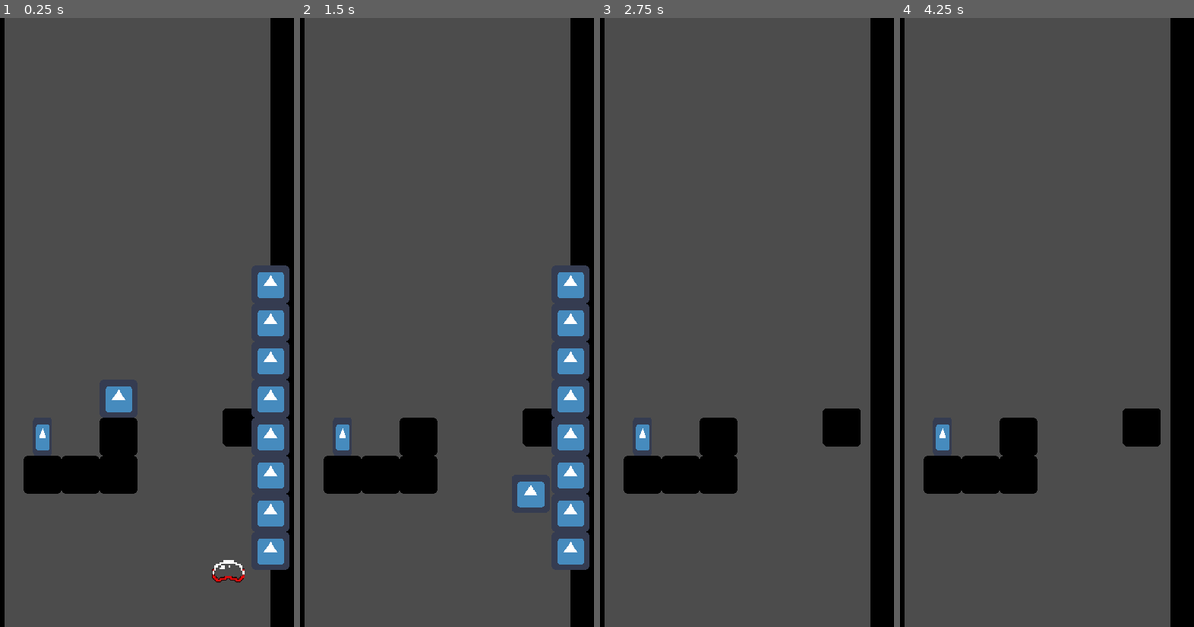
Above: before the commit, frames 1-4 (left to right).
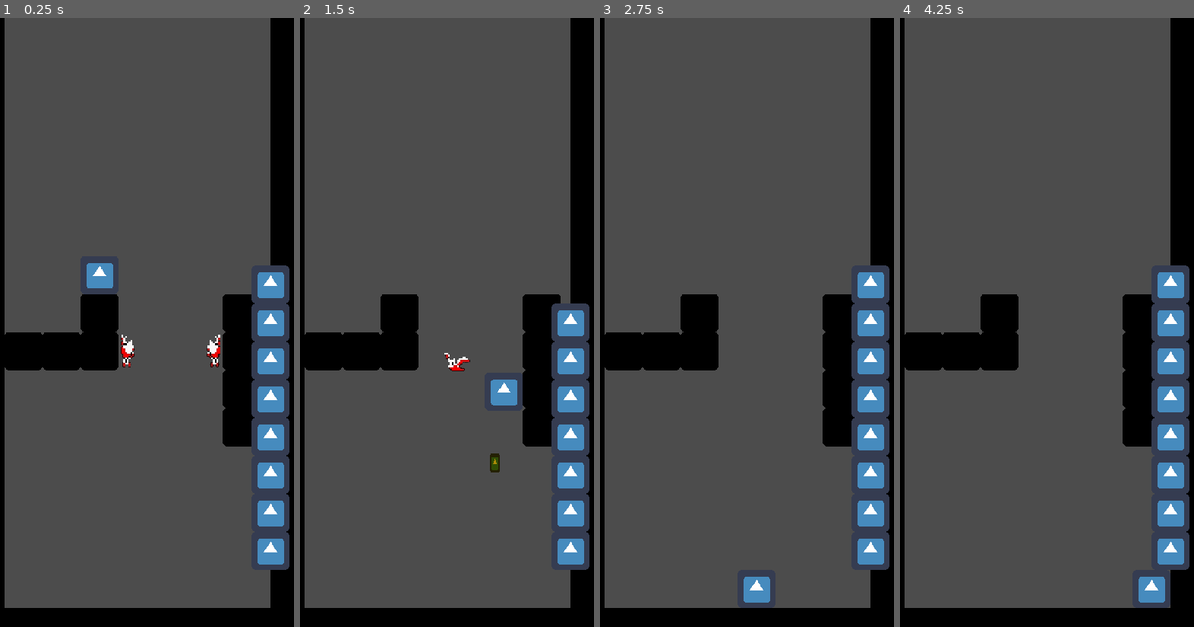
Above: after the commit, the same moments.

Repository: Jev-git/Godot-Downwell-Clone
Game: Godot game, scene res://Scenes/Well.tscn
The game is run twice, just before and just after one commit, with the same random seed, the same clock (stepped at 60 frames per second) and the same inputs. The engine's default icon, where the game draws it, is replaced by a stand-in: a white triangle on a blue panel in a dark square.
Inputs:
- Up to frame 1 (0.25 s): no input
- Up to frame 2 (1.5 s): tap Enter (ui_accept) at 0.5, 1.35 s; hold Enter (ui_accept) 0.53-1.28 s; hold Right (ui_right) from 0.53 s (still down)
- Up to frame 3 (2.75 s): tap Enter (ui_accept) at 1.52, 1.82 s; release Right (ui_right) at 2.03 s; hold Left (ui_left) from 2.03 s (still down); hold Enter (ui_accept) from 2.03 s (still down)
- Up to frame 4 (4.25 s): release Left (ui_left) at 2.78 s; release Enter (ui_accept) at 2.78 s; hold Right (ui_right) from 2.78 s (still down); tap Enter (ui_accept) at 2.85, 3.02, 3.32 s; hold Enter (ui_accept) from 3.53 s (still down)

The runs differ from the first frame. In frame 1, 12% of the frame differs, in the area x 1-92%, y 40-100%; in frame 2, 13%; in frame 3, 16%, in the area x 1-99%, y 40-100%; in frame 4, 16%.

Commit message:
+ Add enemy bat

Diff:
--- a/Scenes/Enemies/BadBubble.tscn
+++ b/Scenes/Enemies/BadBubble.tscn
@@ -1,41 +1,9 @@
-[gd_scene load_steps=6 format=2]
+[gd_scene load_steps=3 format=2]
 
-[ext_resource path="res://Assets/Enemies/BadBubble.png" type="Texture" id=1]
+[ext_resource path="res://Scenes/Enemies/Enemy.tscn" type="PackedScene" id=1]
 [ext_resource path="res://Scripts/Enemies/BadBubble.gd" type="Script" id=2]
 
-[sub_resource type="RectangleShape2D" id=1]
-extents = Vector2( 24, 16 )
-
-[sub_resource type="RectangleShape2D" id=2]
-extents = Vector2( 24, 24 )
-
-[sub_resource type="RectangleShape2D" id=3]
-extents = Vector2( 32, 16 )
-
-[node name="BadBubble" type="KinematicBody2D"]
-collision_layer = 8
-collision_mask = 7
+[node name="BadBubble" instance=ExtResource( 1 )]
 script = ExtResource( 2 )
-
-[node name="Sprite" type="Sprite" parent="."]
-texture = ExtResource( 1 )
-
-[node name="CollisionShape2D" type="CollisionShape2D" parent="."]
-visible = false
-shape = SubResource( 1 )
-
-[node name="HitBox" type="Area2D" parent="."]
-visible = false
-collision_layer = 8
-collision_mask = 5
-
-[node name="CollisionShape2D" type="CollisionShape2D" parent="HitBox"]
-shape = SubResource( 2 )
-one_way_collision = true
-
-[node name="HurtBox" type="Area2D" parent="."]
-visible = false
-collision_layer = 8
-
-[node name="CollisionShape2D" type="CollisionShape2D" parent="HurtBox"]
-shape = SubResource( 3 )
+m_iHP = 3
+m_fMoveSpeed = 60.0
--- /dev/null
+++ b/Scenes/Enemies/Bat.tscn
@@ -0,0 +1,18 @@
+[gd_scene load_steps=5 format=2]
+
+[ext_resource path="res://Scenes/Enemies/Enemy.tscn" type="PackedScene" id=1]
+[ext_resource path="res://Assets/Enemies/Bat-CurlUp.png" type="Texture" id=2]
+[ext_resource path="res://Scripts/Enemies/Bat.gd" type="Script" id=3]
+[ext_resource path="res://Assets/Enemies/Bat.png" type="Texture" id=4]
+
+[node name="Bat" instance=ExtResource( 1 )]
+script = ExtResource( 3 )
+m_iHP = 2
+m_fMoveSpeed = 200.0
+
+[node name="Sprite" parent="." index="0"]
+visible = false
+texture = ExtResource( 4 )
+
+[node name="CurlUpSprite" type="Sprite" parent="." index="5"]
+texture = ExtResource( 2 )
--- /dev/null
+++ b/Scenes/Enemies/Enemy.tscn
@@ -0,0 +1,43 @@
+[gd_scene load_steps=6 format=2]
+
+[ext_resource path="res://Assets/Enemies/BadBubble.png" type="Texture" id=1]
+[ext_resource path="res://Scripts/Enemies/Enemy.gd" type="Script" id=2]
+
+[sub_resource type="RectangleShape2D" id=1]
+extents = Vector2( 16, 8 )
+
+[sub_resource type="RectangleShape2D" id=2]
+extents = Vector2( 16, 16 )
+
+[sub_resource type="RectangleShape2D" id=3]
+extents = Vector2( 24, 8 )
+
+[node name="Enemy" type="KinematicBody2D"]
+collision_layer = 8
+collision_mask = 7
+script = ExtResource( 2 )
+
+[node name="Sprite" type="Sprite" parent="."]
+texture = ExtResource( 1 )
+
+[node name="CollisionShape2D" type="CollisionShape2D" parent="."]
+visible = false
+shape = SubResource( 1 )
+
+[node name="HitBox" type="Area2D" parent="."]
+visible = false
+collision_layer = 8
+collision_mask = 5
+
+[node name="CollisionShape2D" type="CollisionShape2D" parent="HitBox"]
+shape = SubResource( 2 )
+one_way_collision = true
+
+[node name="HurtBox" type="Area2D" parent="."]
+visible = false
+collision_layer = 8
+
+[node name="CollisionShape2D" type="CollisionShape2D" parent="HurtBox"]
+shape = SubResource( 3 )
+
+[node name="KnockBackTimer" type="Timer" parent="."]
--- a/Scenes/Well.tscn
+++ b/Scenes/Well.tscn
@@ -1,20 +1,16 @@
-[gd_scene load_steps=11 format=2]
+[gd_scene load_steps=9 format=2]
 
 [ext_resource path="res://icon.png" type="Texture" id=1]
 [ext_resource path="res://Scripts/Player.gd" type="Script" id=2]
 [ext_resource path="res://Scenes/Bullet.tscn" type="PackedScene" id=3]
 [ext_resource path="res://Scripts/BulletCount.gd" type="Script" id=4]
 [ext_resource path="res://Scenes/BulletCountSingle.tscn" type="PackedScene" id=5]
-[ext_resource path="res://Scripts/Prop.gd" type="Script" id=6]
-[ext_resource path="res://Scenes/Enemies/BadBubble.tscn" type="PackedScene" id=7]
+[ext_resource path="res://Scenes/Enemies/Bat.tscn" type="PackedScene" id=7]
 
 [sub_resource type="RectangleShape2D" id=1]
 extents = Vector2( 32, 32 )
 
 [sub_resource type="RectangleShape2D" id=2]
-extents = Vector2( 32, 32 )
-
-[sub_resource type="RectangleShape2D" id=3]
 extents = Vector2( 32, 32 )
 
 [node name="Well" type="Node2D"]
@@ -55,10 +51,28 @@
 visible = false
 shape = SubResource( 1 )
 
+[node name="Wall3" type="StaticBody2D" parent="SideWalls"]
+position = Vector2( 288, 1024 )
+rotation = 1.5708
+scale = Vector2( 1, 20 )
+collision_layer = 2
+collision_mask = 13
+__meta__ = {
+"_edit_group_": true
+}
+
+[node name="Sprite" type="Sprite" parent="SideWalls/Wall3"]
+modulate = Color( 0, 0, 0, 1 )
+texture = ExtResource( 1 )
+
+[node name="CollisionShape2D" type="CollisionShape2D" parent="SideWalls/Wall3"]
+visible = false
+shape = SubResource( 1 )
+
 [node name="Walls" type="Node2D" parent="."]
 
 [node name="Wall" type="StaticBody2D" parent="Walls"]
-position = Vector2( 128, 768 )
+position = Vector2( 96, 560 )
 collision_layer = 2
 collision_mask = 13
 __meta__ = {
@@ -74,7 +88,7 @@
 shape = SubResource( 1 )
 
 [node name="Wall2" type="StaticBody2D" parent="Walls"]
-position = Vector2( 192, 768 )
+position = Vector2( 160, 560 )
 collision_layer = 2
 collision_mask = 13
 __meta__ = {
@@ -90,7 +104,7 @@
 shape = SubResource( 1 )
 
 [node name="Wall3" type="StaticBody2D" parent="Walls"]
-position = Vector2( 256, 768 )
+position = Vector2( 224, 560 )
 collision_layer = 2
 collision_mask = 13
 __meta__ = {
@@ -106,7 +120,7 @@
 shape = SubResource( 1 )
 
 [node name="Wall4" type="StaticBody2D" parent="Walls"]
-position = Vector2( 256, 704 )
+position = Vector2( 224, 496 )
 collision_layer = 2
 collision_mask = 13
 __meta__ = {
@@ -122,6 +136,54 @@
 shape = SubResource( 1 )
 
 [node name="Wall5" type="StaticBody2D" parent="Walls"]
+position = Vector2( 464, 496 )
+collision_layer = 2
+collision_mask = 13
+__meta__ = {
+"_edit_group_": true
+}
+
+[node name="Sprite" type="Sprite" parent="Walls/Wall5"]
+modulate = Color( 0, 0, 0, 1 )
+texture = ExtResource( 1 )
+
+[node name="CollisionShape2D" type="CollisionShape2D" parent="Walls/Wall5"]
+visible = false
+shape = SubResource( 1 )
+
+[node name="Wall6" type="StaticBody2D" parent="Walls"]
+position = Vector2( 464, 560 )
+collision_layer = 2
+collision_mask = 13
+__meta__ = {
+"_edit_group_": true
+}
+
+[node name="Sprite" type="Sprite" parent="Walls/Wall6"]
+modulate = Color( 0, 0, 0, 1 )
+texture = ExtResource( 1 )
+
+[node name="CollisionShape2D" type="CollisionShape2D" parent="Walls/Wall6"]
+visible = false
+shape = SubResource( 1 )
+
+[node name="Wall7" type="StaticBody2D" parent="Walls"]
+position = Vector2( 464, 624 )
+collision_layer = 2
+collision_mask = 13
+__meta__ = {
+"_edit_group_": true
+}
+
+[node name="Sprite" type="Sprite" parent="Walls/Wall7"]
+modulate = Color( 0, 0, 0, 1 )
+texture = ExtResource( 1 )
+
+[node name="CollisionShape2D" type="CollisionShape2D" parent="Walls/Wall7"]
+visible = false
+shape = SubResource( 1 )
+
+[node name="Wall8" type="StaticBody2D" parent="Walls"]
 position = Vector2( 464, 688 )
 collision_layer = 2
 collision_mask = 13
@@ -129,21 +191,22 @@
 "_edit_group_": true
 }
 
-[node name="Sprite" type="Sprite" parent="Walls/Wall5"]
-modulate = Color( 0, 0, 0, 1 )
-texture = ExtResource( 1 )
-
-[node name="CollisionShape2D" type="CollisionShape2D" parent="Walls/Wall5"]
+[node name="Sprite" type="Sprite" parent="Walls/Wall8"]
+modulate = Color( 0, 0, 0, 1 )
+texture = ExtResource( 1 )
+
+[node name="CollisionShape2D" type="CollisionShape2D" parent="Walls/Wall8"]
 visible = false
 shape = SubResource( 1 )
 
 [node name="Player" type="KinematicBody2D" parent="." groups=[
 "Player",
 ]]
-position = Vector2( 256, 512 )
+position = Vector2( 224, 272 )
 collision_mask = 10
 script = ExtResource( 2 )
 m_psBullet = ExtResource( 3 )
+m_fLowJumpMultiplier = 2.0
 m_fShootInterval = 0.1
 
 [node name="BulletSpawnPos" type="Position2D" parent="Player"]
@@ -164,18 +227,9 @@
 script = ExtResource( 4 )
 m_psBulletCountSingle = ExtResource( 5 )
 
-[node name="Prop" type="Area2D" parent="."]
-position = Vector2( 128, 704 )
-scale = Vector2( 0.5, 1 )
-collision_layer = 2
-script = ExtResource( 6 )
-
-[node name="Sprite" type="Sprite" parent="Prop"]
-texture = ExtResource( 1 )
-
-[node name="CollisionShape2D" type="CollisionShape2D" parent="Prop"]
-shape = SubResource( 3 )
-one_way_collision = true
-
-[node name="BadBubble" parent="." instance=ExtResource( 7 )]
-position = Vector2( 448, 944 )
+[node name="Bat" parent="." instance=ExtResource( 7 )]
+position = Vector2( 416, 560 )
+
+[node name="Bat2" parent="." instance=ExtResource( 7 )]
+position = Vector2( 272, 560 )
+scale = Vector2( -1, 1 )
--- a/Scripts/Enemies/BadBubble.gd
+++ b/Scripts/Enemies/BadBubble.gd
@@ -1,34 +1,7 @@
-extends KinematicBody2D
+extends Enemy
 class_name BadBubble
 
-export var m_iHP: int = 3
-export var m_fMoveSpeed: float = 60
-
-onready var m_nPlayer: Player = get_tree().get_nodes_in_group("Player")[0]
-onready var m_nHitBox: Area2D = $HitBox
-onready var m_nHurtBox: Area2D = $HurtBox
-
-func _ready():
-	m_nHitBox.connect("body_entered", self, "_on_body_entered")
-	m_nHitBox.connect("area_entered", self, "_on_area_entered")
-	m_nHurtBox.connect("body_entered", self, "_damage_player")
-
 func _physics_process(delta):
-	move_and_slide((m_nPlayer.position - position).normalized() * m_fMoveSpeed)
-
-func _on_body_entered(_nOtherBody: Node2D):
-	if _nOtherBody.get_class() == "Player":
-		_nOtherBody.bounce()
-		queue_free()
-
-func _on_area_entered(_nOtherArea: Area2D):
-	if _nOtherArea.get_class() == "Bullet":
-		_take_damage(1)
-
-func _damage_player(_nPlayer: Node2D):
-	pass
-
-func _take_damage(_iDamage: int):
-	m_iHP -= _iDamage
-	if m_iHP <= 0:
-		queue_free()
+	._physics_process(delta)
+	if !m_bIsKnockingBack:
+		move_and_slide((m_nPlayer.position - position).normalized() * m_fMoveSpeed)
--- /dev/null
+++ b/Scripts/Enemies/Bat.gd
@@ -0,0 +1,24 @@
+extends Enemy
+class_name Bat
+
+onready var m_bIsChasing: bool = false
+
+func _take_damage(_iDamage: int):
+	._take_damage(_iDamage)
+	_start_chasing()
+
+func _start_chasing():
+	m_bIsChasing = true
+	$CurlUpSprite.visible = false
+	$Sprite.visible = true
+
+func _process(delta):
+	if m_bIsChasing:
+		._process(delta)
+
+func _physics_process(delta):
+	._physics_process(delta)
+	if !m_bIsChasing and m_nPlayer.position.y >= position.y:
+		_start_chasing()
+	if !m_bIsKnockingBack and m_bIsChasing:
+		move_and_slide((m_nPlayer.position - position).normalized() * m_fMoveSpeed)
--- /dev/null
+++ b/Scripts/Enemies/Enemy.gd
@@ -0,0 +1,49 @@
+extends KinematicBody2D
+class_name Enemy
+
+export var m_iHP: int
+export var m_fMoveSpeed: float
+export var m_fKnockBackSpeed: float = 60
+export var m_fKnockBackDuration: float = 0.1
+
+onready var m_nPlayer: Player = get_tree().get_nodes_in_group("Player")[0]
+onready var m_nHitBox: Area2D = $HitBox
+onready var m_nHurtBox: Area2D = $HurtBox
+onready var m_nKnockBackTimer: Timer = $KnockBackTimer
+onready var m_bIsKnockingBack: bool = false
+
+func _ready():
+	m_nHitBox.connect("body_entered", self, "_on_body_entered")
+	m_nHitBox.connect("area_entered", self, "_on_area_entered")
+	m_nHurtBox.connect("body_entered", self, "_damage_player")
+	m_nKnockBackTimer.connect("timeout", self, "_on_knock_back_timeout")
+
+func _on_body_entered(_nOtherBody: Node2D):
+	if _nOtherBody.get_class() == "Player":
+		_nOtherBody.bounce()
+		queue_free()
+
+func _on_area_entered(_nOtherArea: Area2D):
+	if _nOtherArea.get_class() == "Bullet":
+		_take_damage(1)
+
+func _damage_player(_nPlayer: Node2D):
+	pass
+
+func _take_damage(_iDamage: int):
+	m_iHP -= _iDamage
+	if m_iHP <= 0:
+		queue_free()
+	else:
+		m_nKnockBackTimer.start(m_fKnockBackDuration)
+		m_bIsKnockingBack = true
+
+func _on_knock_back_timeout():
+	m_bIsKnockingBack = false
+
+func _process(delta):
+	$Sprite.flip_h = true if m_nPlayer.position.x > position.x else false
+
+func _physics_process(delta):
+	if m_bIsKnockingBack:
+		move_and_slide(Vector2(0, m_fKnockBackSpeed))
--- a/Scripts/Player.gd
+++ b/Scripts/Player.gd
@@ -61,7 +61,8 @@
 			m_nGunBootTimer.start(m_fShootInterval)
 
 			var nBullet: Bullet = m_psBullet.instance()
-			$BulletSpawnPos.add_child(nBullet)
+			nBullet.global_position = $BulletSpawnPos.global_position
+			get_tree().get_current_scene().add_child(nBullet)
 		else:
 			if m_fMovement.y > 0:
 				m_fMovement.y += m_fGravity * (m_fFallMultiplier - 1)
--- a/project.godot
+++ b/project.godot
@@ -9,10 +9,15 @@
 config_version=4
 
 _global_script_classes=[ {
-"base": "KinematicBody2D",
+"base": "Enemy",
 "class": "BadBubble",
 "language": "GDScript",
 "path": "res://Scripts/Enemies/BadBubble.gd"
+}, {
+"base": "Enemy",
+"class": "Bat",
+"language": "GDScript",
+"path": "res://Scripts/Enemies/Bat.gd"
 }, {
 "base": "Area2D",
 "class": "Bullet",
@@ -23,6 +28,11 @@
 "class": "BulletCount",
 "language": "GDScript",
 "path": "res://Scripts/BulletCount.gd"
+}, {
+"base": "KinematicBody2D",
+"class": "Enemy",
+"language": "GDScript",
+"path": "res://Scripts/Enemies/Enemy.gd"
 }, {
 "base": "KinematicBody2D",
 "class": "Player",
@@ -36,8 +46,10 @@
 } ]
 _global_script_class_icons={
 "BadBubble": "",
+"Bat": "",
 "Bullet": "",
 "BulletCount": "",
+"Enemy": "",
 "Player": "",
 "Prop": ""
 }
Binary file added: Assets/Enemies/Bat-CurlUp.png
Not shown, added: Assets/Enemies/Bat-CurlUp.png.import
Binary file added: Assets/Enemies/Bat.png
Not shown, changed: readme.md
